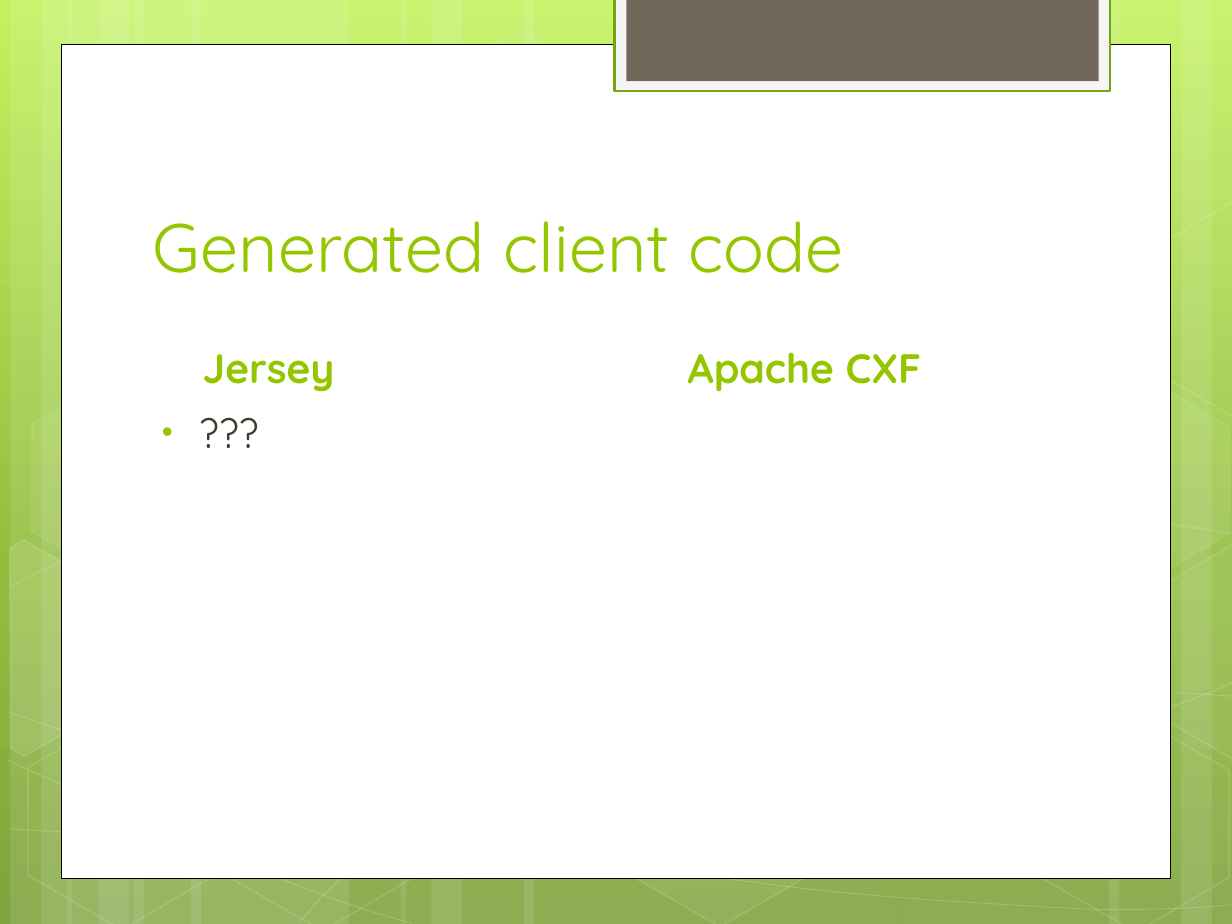
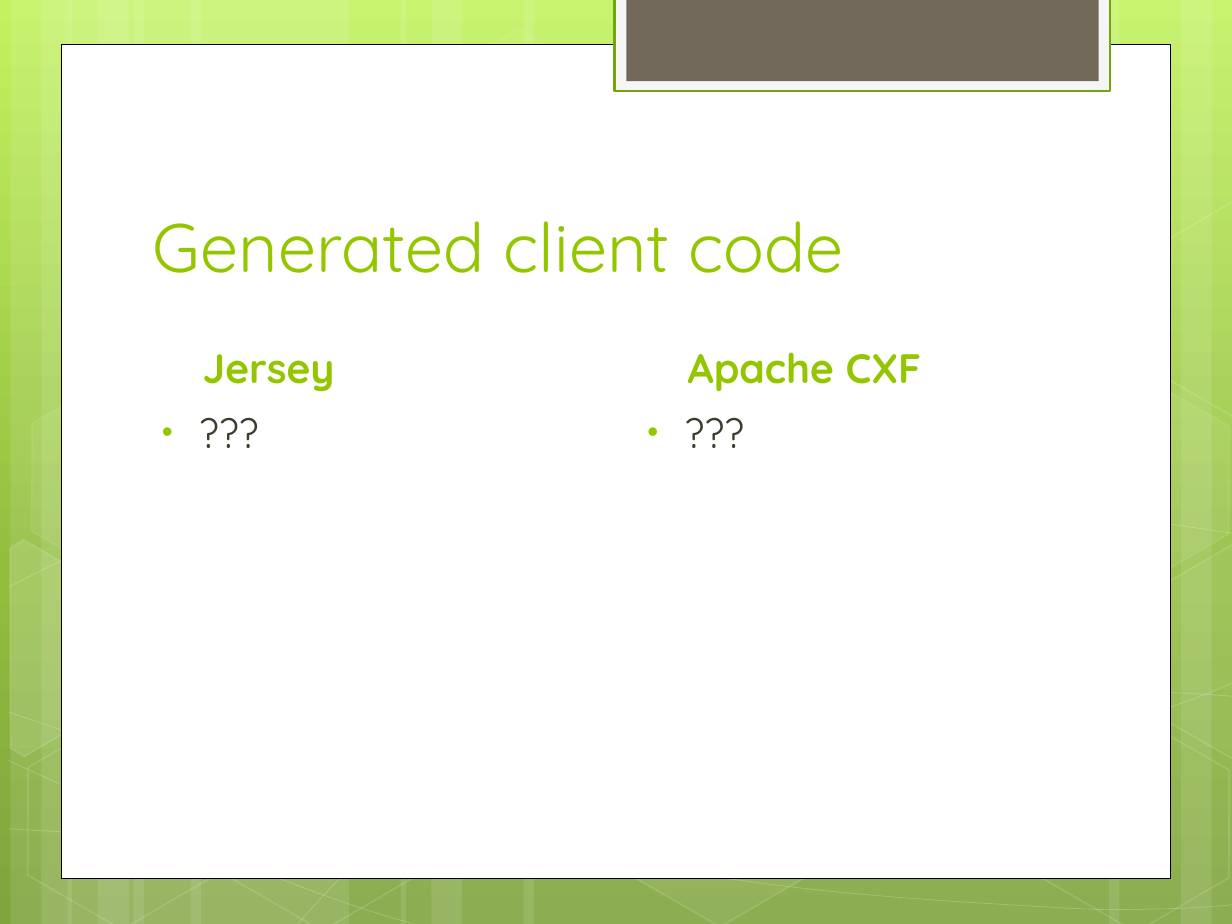
Before and after one commit to shaileshkv/restful-webservice-demo-project, a slide deck: slide 7 of wiki/other/Webservice framework comparison.pptx. Drawn at 1232x924 pixels with LibreOffice and Linux fonts; fonts in the diff are those of the drawing. Boxes give left, top, right and bottom in pixels: in the first picture for what was removed or moved away, otherwise in the second. Text is boxed around its words. In the diff, an @@ line names an element or a change of style, - is before the commit and + after.

```diff
--- a/wiki/other/Webservice framework comparison.pptx
+++ b/wiki/other/Webservice framework comparison.pptx
@@ text added at [626,400,1087,782], 24 pt, text #3E3D2D @@
+• ???
```
Also in this commit, not shown: 10 other slides changed, 1 slide added, 2 slides removed.
